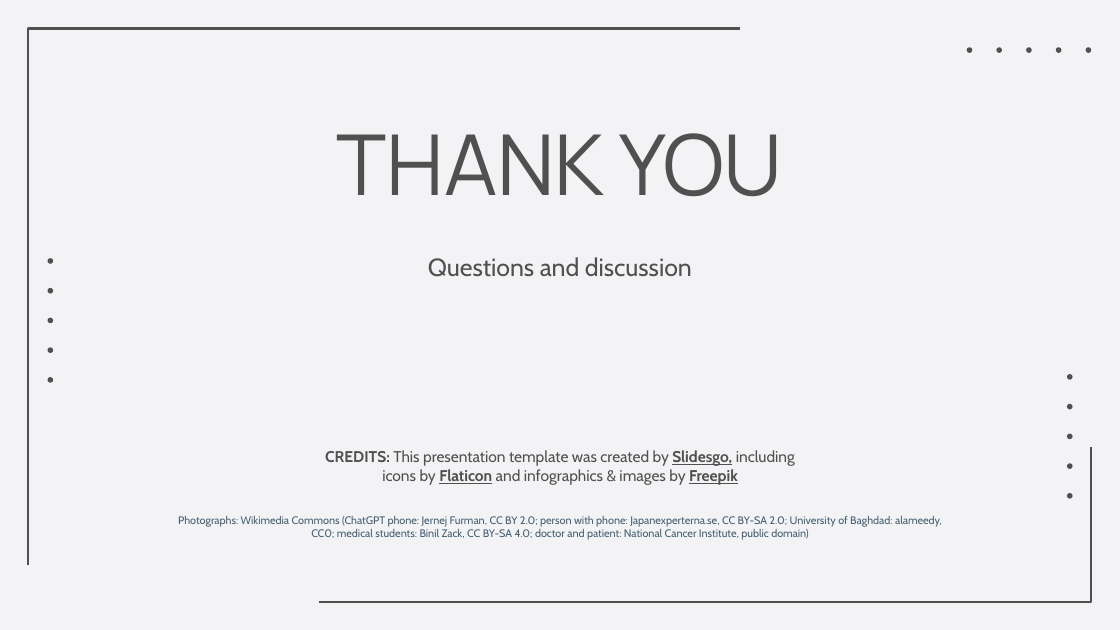
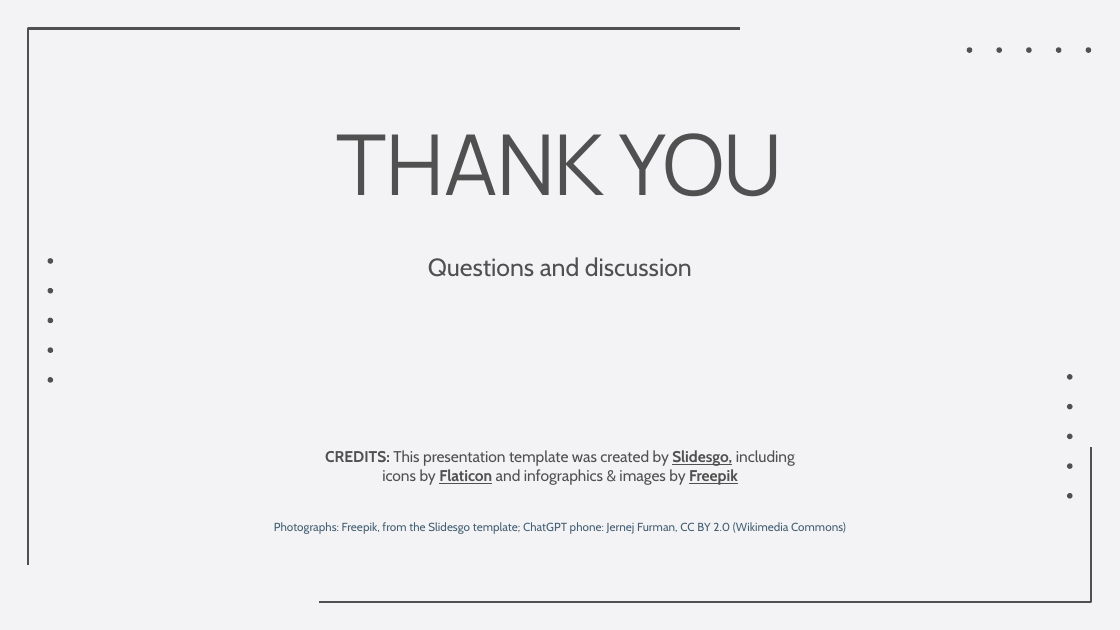
Before and after one commit to Yaseen279/History-Exam, a slide deck: slide 25 of research/output/study/slides/Defence_Slidesgo.pptx. Drawn at 1120x630 pixels with LibreOffice and Linux fonts; fonts in the diff are those of the drawing; background and template pictures are left out. Boxes give left, top, right and bottom in pixels: in the first picture for what was removed or moved away, otherwise in the second. Text is boxed around its words. In the diff, an @@ line names an element or a change of style, - is before the commit and + after.

```diff
--- a/research/output/study/slides/Defence_Slidesgo.pptx
+++ b/research/output/study/slides/Defence_Slidesgo.pptx
@@ text at (274,522,846,534): text changed; size 7 to 7.5 pt @@
-Photographs: Wikimedia Commons (ChatGPT phone: Jernej Furman, CC BY 2.0; person with phone: Japanexperterna.se, CC BY-SA 2.0; University of Baghdad: alameedy, CC0; medical students: Binil Zack, CC BY-SA 4.0; doctor and patient: National Cancer Institute, public domain)
+Photographs: Freepik, from the Slidesgo template; ChatGPT phone: Jernej Furman, CC BY 2.0 (Wikimedia Commons)
```
Also in this commit, not shown: 9 other slides changed, 14 other files.
